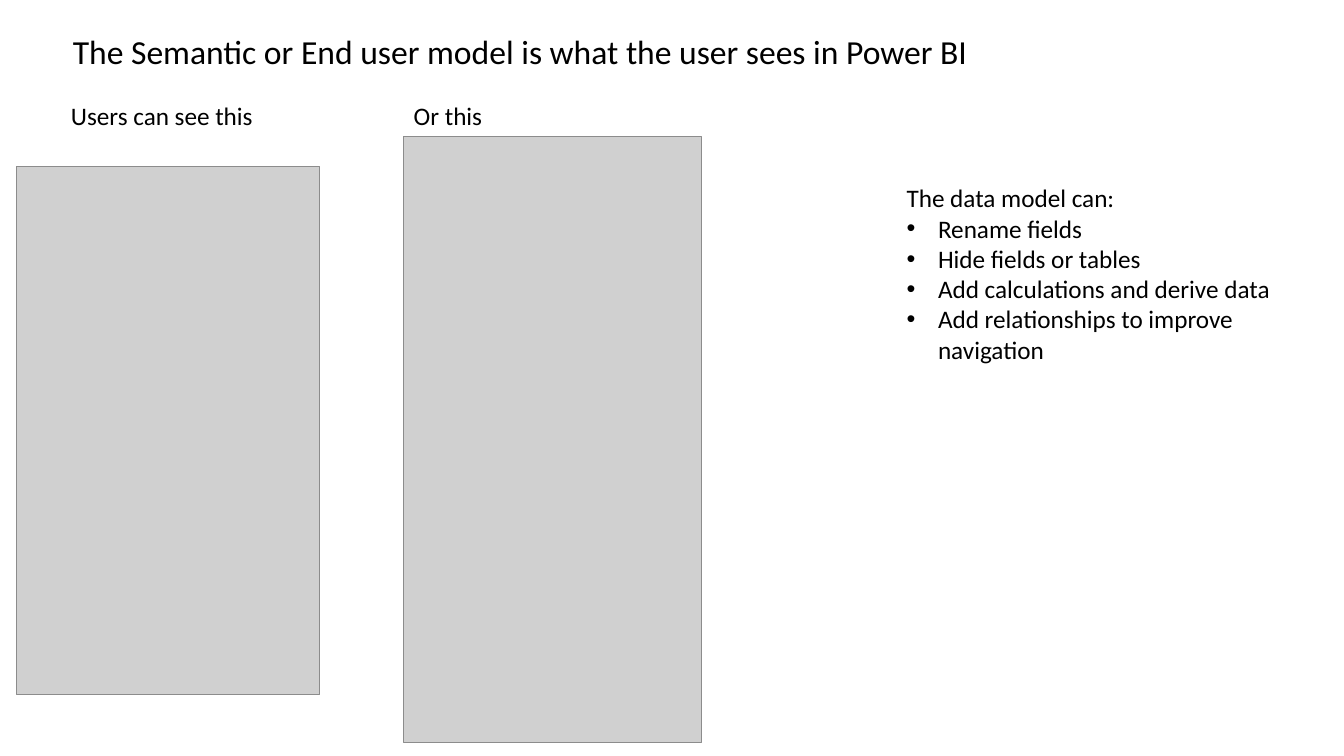
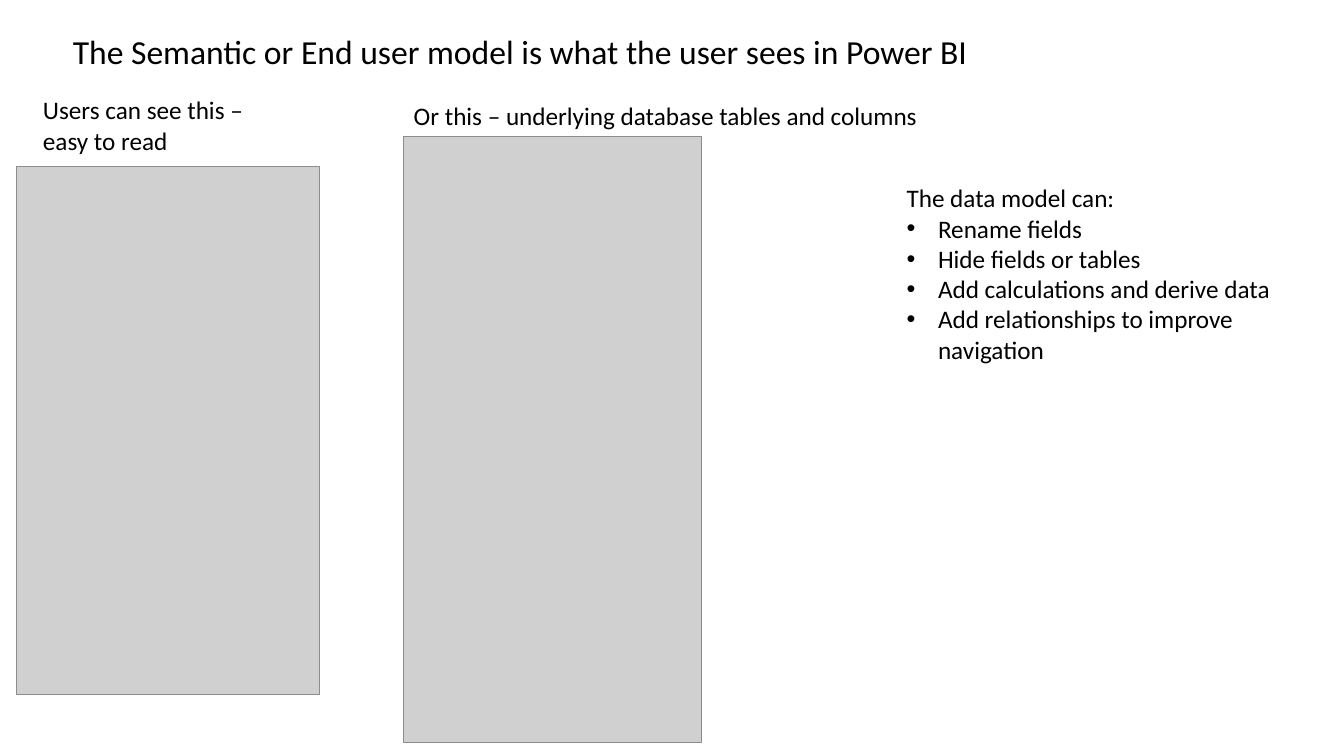
Before and after one commit to wgbrown/PBI_TTT, a slide deck: slide 2 of OverViewMaterials/PowerBI Modes and model.pptx. Drawn at 1344x756 pixels with LibreOffice and Linux fonts; fonts in the diff are those of the drawing; grey boxes stand for pictures. Boxes give left, top, right and bottom in pixels: in the first picture for what was removed or moved away, otherwise in the second. Text is boxed around its words. In the diff, an @@ line names an element or a change of style, - is before the commit and + after.

```diff
--- a/OverViewMaterials/PowerBI Modes and model.pptx
+++ b/OverViewMaterials/PowerBI Modes and model.pptx
@@ text at [43,101,224,154]: text changed @@
-Users can see this
+Users can see this – easy to read
@@ text at [414,107,917,130]: text changed @@
-Or this
+Or this – underlying database tables and columns
```
Also in this commit, not shown: 1 other slide changed.
